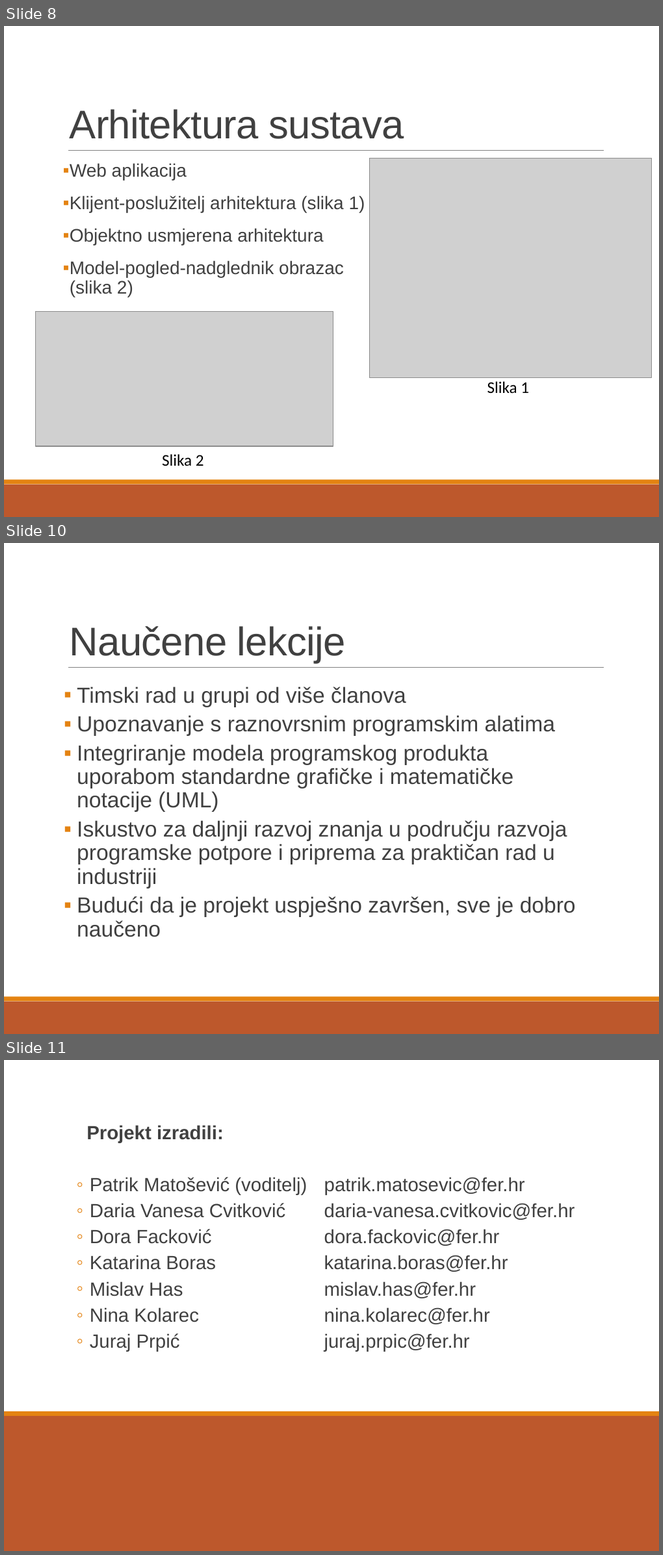
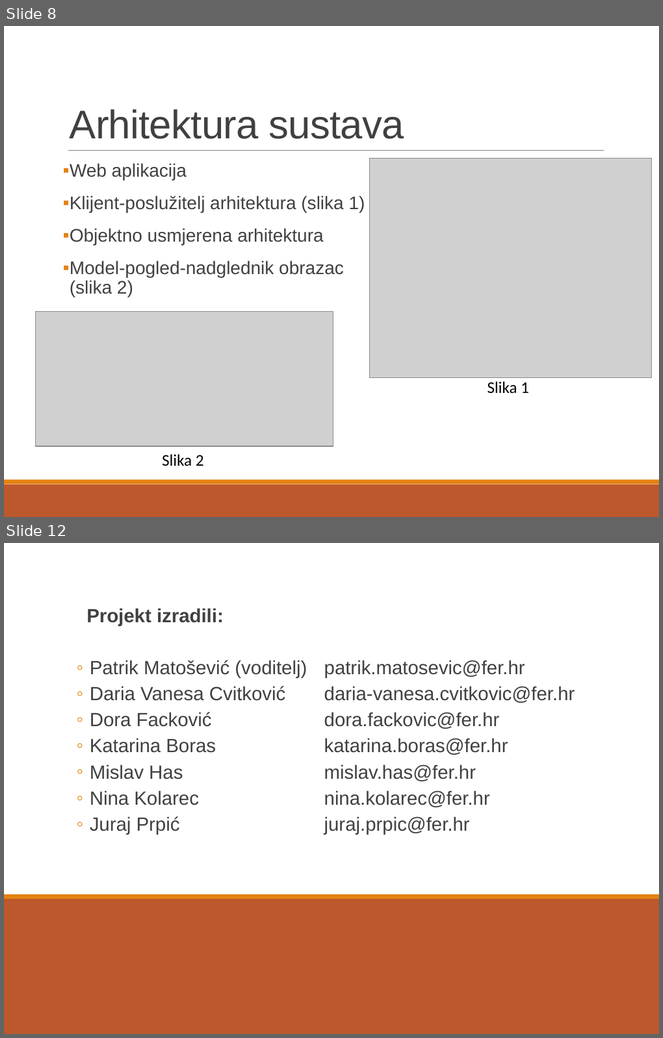
Before and after one commit to pmatosevic/CarRepairs, a slide deck: Infiniteam - Moj AutoServis - prezentacija - FINAL.pptx. Shown one above the other, each under a label of ours: slides 8, 10 and 11 before the commit, slides 8 and 12 after it; the slides between them are not shown. The pictures are 663x1555 and 663x1038 pixels, drawn with LibreOffice and Linux fonts; fonts in the diff are those of the drawing; grey boxes stand for pictures. Boxes give left, top, right and bottom in pixels: in the first picture for what was removed or moved away, otherwise in the second. Text is boxed around its words. In the diff, an @@ line names an element or a change of style, - is before the commit and + after.

```diff
--- a/Infiniteam - Moj AutoServis - prezentacija - FINAL.pptx
+++ b/Infiniteam - Moj AutoServis - prezentacija - FINAL.pptx
@@ slide 10 removed at (x1=4, y1=543, x2=659, y2=1034), background #FFFFFF; not listed: 3 template elements that a slide beside it also shows @@
@@ title removed at (x1=70, y1=626, x2=346, y2=663) @@
-Naučene lekcije
@@ text removed at (x1=77, y1=687, x2=576, y2=938) @@
-  ▪ Timski rad u grupi od više članova
-  ▪ Upoznavanje s raznovrsnim programskim alatima
-  ▪ Integriranje modela programskog produkta uporabom standardne grafičke i matematičke notacije (UML)
-  ▪ Iskustvo za daljnji razvoj znanja u području razvoja programske potpore i priprema za praktičan rad u industriji
-  ▪ Budući da je projekt uspješno završen, sve je dobro naučeno
@@ what was slide 11 is now slide 12 @@
```
Also in this commit, not shown: 2 slides changed, 2 slides added.
